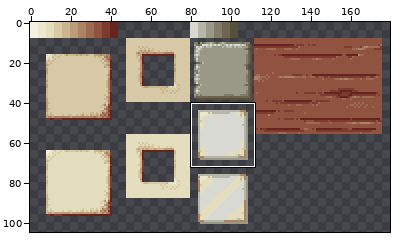
File history of a sprite sheet, png/paper.png. Above: a wide view before the commit, with the close-up outlined.
Close-up. The starting point:
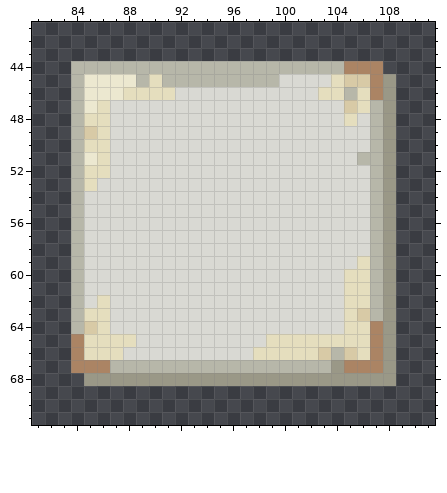
The file is 256x256 pixels. Colours within 5 levels of each other are drawn and written as one. Shown: x 81..111, y 41..71. The wide view leaves out empty margins.
The same view after the edit:
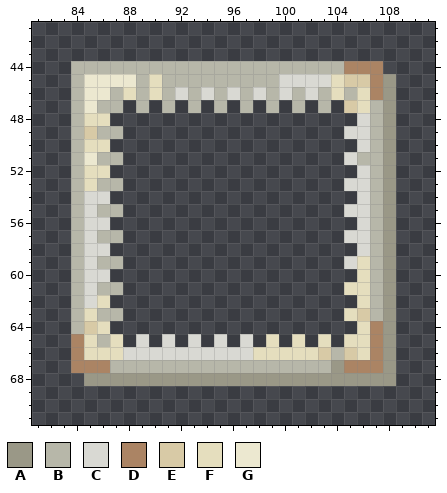
Palette (. is transparent): A #9a9887  B #b7b7a9  C #d9d9d3  D #ab8464  E #d8caa6  F #e5debe  G #ece8d0
The edit:
@@ x 81..111 @@
 45 ...BGGGGBFBBBBBBBBBCCCCFEEDA...
-46 ...BGGGFFFFCCCCCCCCCCCFFBFDA...
-47 ...BGFCCCCCCCCCCCCCCCCCCEFBA...
-48 ...BFFCCCCCCCCCCCCCCCCCCFCBA...
-49 ...BEFCCCCCCCCCCCCCCCCCCCCBA...
-50 ...BFFCCCCCCCCCCCCCCCCCCCCBA...
-51 ...BGFCCCCCCCCCCCCCCCCCCCBBA...
-52 ...BFFCCCCCCCCCCCCCCCCCCCCBA...
-53 ...BFCCCCCCCCCCCCCCCCCCCCCBA...
-54 ...BCCCCCCCCCCCCCCCCCCCCCCBA...
-55 ...BCCCCCCCCCCCCCCCCCCCCCCBA...
-56 ...BCCCCCCCCCCCCCCCCCCCCCCBA...
-57 ...BCCCCCCCCCCCCCCCCCCCCCCBA...
-58 ...BCCCCCCCCCCCCCCCCCCCCCCBA...
-59 ...BCCCCCCCCCCCCCCCCCCCCCFBA...
-60 ...BCCCCCCCCCCCCCCCCCCCCFFBA...
-61 ...BCCCCCCCCCCCCCCCCCCCCFFBA...
-62 ...BCFCCCCCCCCCCCCCCCCCCFFBA...
-63 ...BFFCCCCCCCCCCCCCCCCCCFEBA...
-64 ...BEFCCCCCCCCCCCCCCCCCCFFDA...
-65 ...DFFFFCCCCCCCCCCFFFFFFFFDA...
+46 ...BGGBFBFBCBCBCBCBCBCBFBFDA...
+47 ...BGBB.B.B.B.B.B.B.B.B.EFBA...
+48 ...BFF...................CBA...
+49 ...BEBB.................CCBA...
+50 ...BFF...................CBA...
+51 ...BGBB.................CBBA...
+52 ...BFF...................CBA...
+53 ...BFBB.................CCBA...
+54 ...BCC...................CBA...
+55 ...BCBB.................CCBA...
+56 ...BCC...................CBA...
+57 ...BCBB.................CCBA...
+58 ...BCC...................CBA...
+59 ...BCBB.................CFBA...
+60 ...BCC...................FBA...
+61 ...BCBB.................FFBA...
+62 ...BCF...................FBA...
+63 ...BFBB.................FEBA...
+64 ...BEF...................FDA...
+65 ...DFBF.C.C.C.C.C.F.F.F.FFDA...
 66 ...DFFFCCCCCCCCCCFFFFFEBEFDA...
